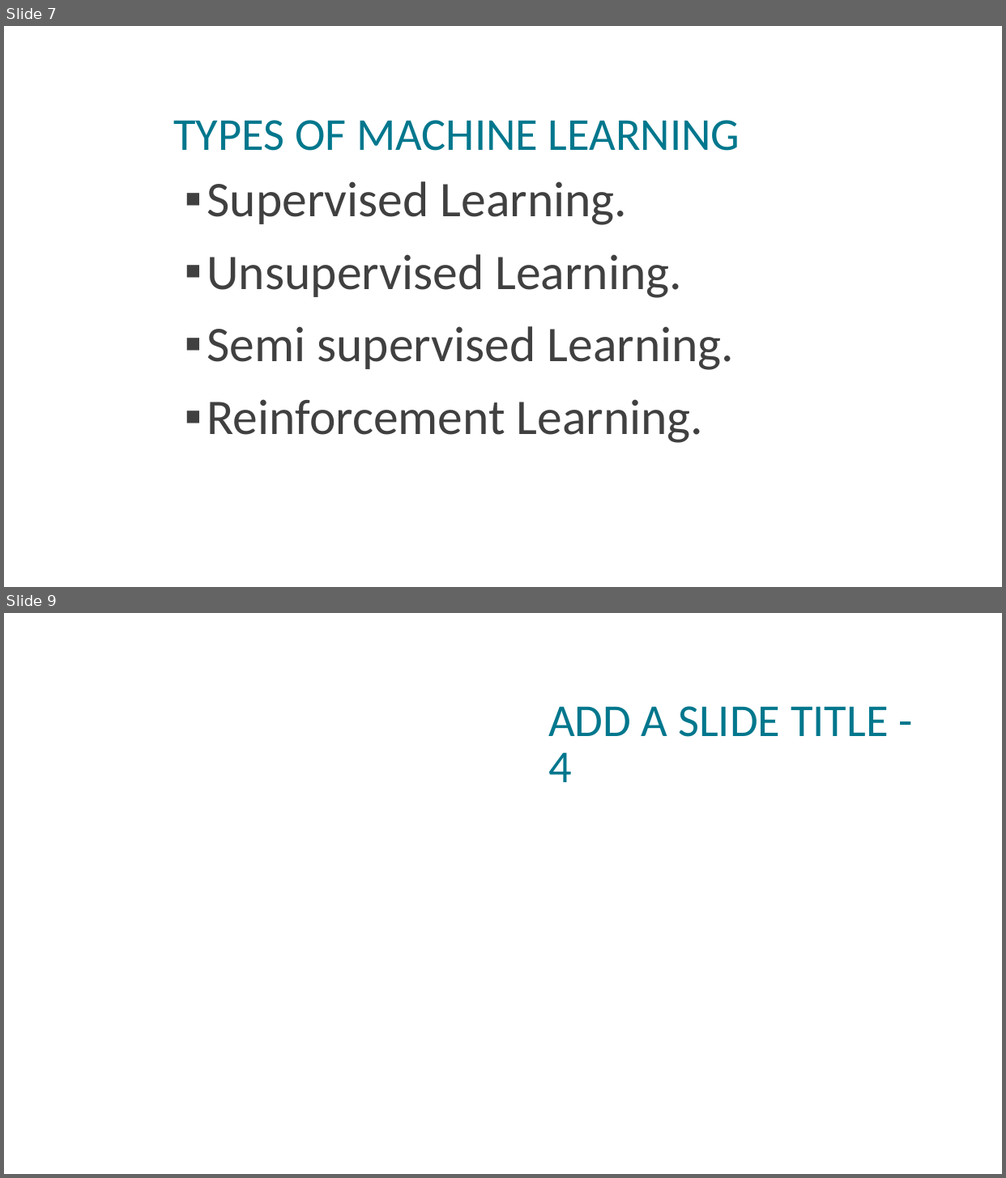
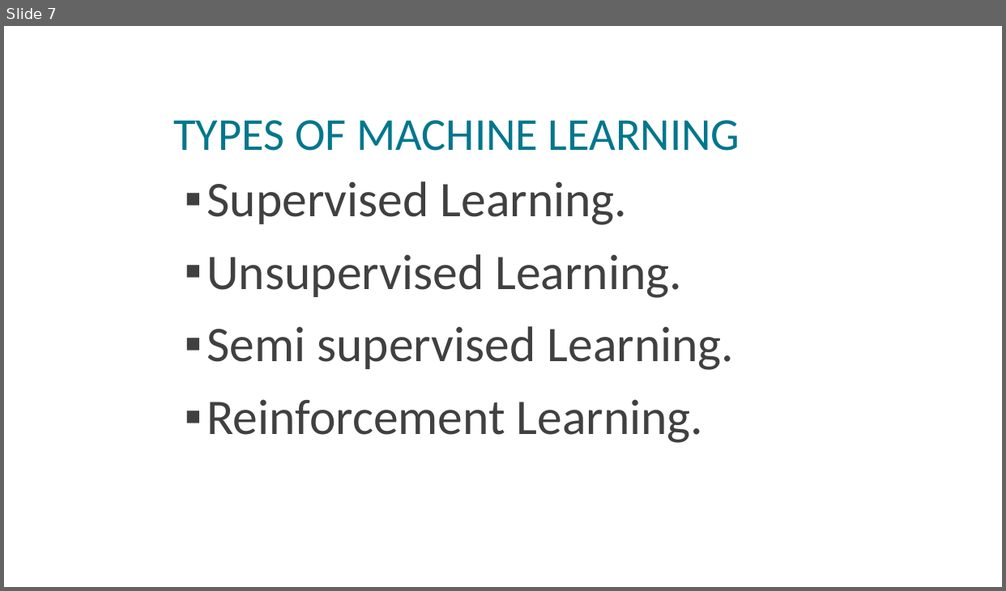
Before and after one commit to VISWESWARAN1998/machine-learning, a slide deck: Machine Learning.pptx. Shown one above the other, each under a label of ours: slides 7 and 9 before the commit, slide 7 after it; the slides between them are not shown. The pictures are 1006x1178 and 1006x591 pixels, drawn with LibreOffice and Linux fonts; fonts in the diff are those of the drawing; background and template pictures are left out. Boxes give left, top, right and bottom in pixels: in the first picture for what was removed or moved away, otherwise in the second. Text is boxed around its words. In the diff, an @@ line names an element or a change of style, - is before the commit and + after.

```diff
--- a/Machine Learning.pptx
+++ b/Machine Learning.pptx
@@ slide 9 removed at [4, 613, 1002, 1174], background picture (left out) @@
@@ title removed at [548, 706, 888, 782] @@
-ADD A SLIDE TITLE - 4
```
Also in this commit, not shown: 1 slide changed, 3 slides added, 1 other slide removed.
